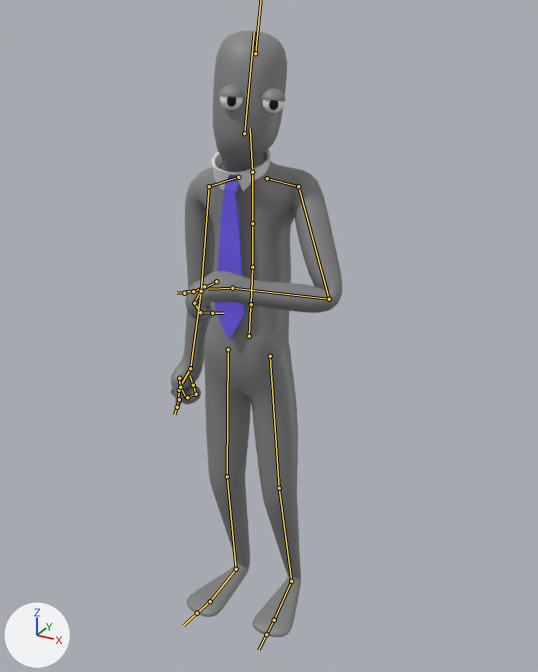
An edit to the FBX model Assets/Animations/Standing W_Briefcase Idle.fbx, drawn before and after from the same camera.
Rendered twice from a 50 mm camera at (2.72, -5.02, 5.24) aimed at (0.0, -0.08, 2.78). The lights are fixed; the arrows at lower left show +X, +Y and +Z. Both versions are drawn at frame 326 of the action 'mixamo.com'; the numbers are the values there. The bones that bend it are drawn over the model as lines.
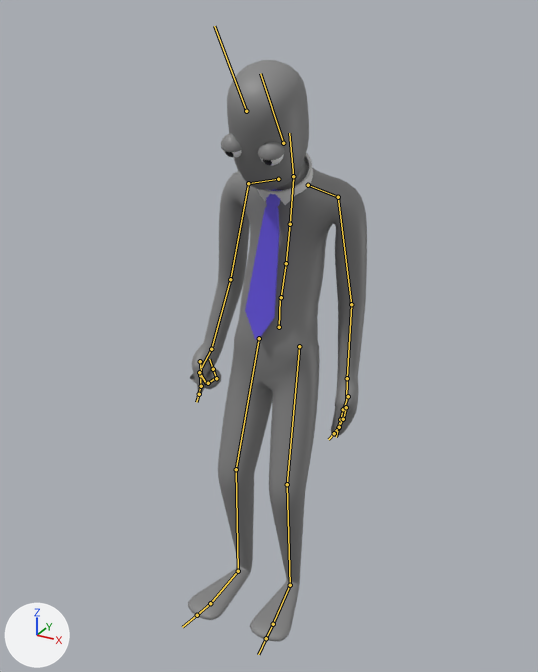
Changed parts and their boxes [x1, y1, x2, y2] in the pictures (538 x 672 px):
'Plane.002', posed
    before: [171, 30, 342, 637]
    after: [188, 60, 367, 641]
'Cylinder', posed
    before: [212, 149, 270, 192]
    after: [245, 153, 313, 340]
'Cube', no longer drawn (blue)
    before: [215, 175, 245, 339]
'Sphere.001', no longer drawn
    before: [219, 84, 286, 101]
'Sphere', no longer drawn
    before: [220, 95, 285, 113]
'Sphere.002', no longer drawn
    before: [227, 97, 279, 110]
bone 'mixamorig:Hips', root to tip
    before: (249, 336) to (250, 307)
    after: (279, 327) to (280, 299)
bone 'mixamorig:Spine', root to tip
    before: (251, 304) to (252, 267)
    after: (281, 297) to (286, 263)
bone 'mixamorig:Spine1', root to tip
    before: (252, 267) to (252, 223)
    after: (286, 263) to (290, 224)
bone 'mixamorig:Spine2', root to tip
    before: (252, 223) to (252, 174)
    after: (290, 224) to (293, 178)
bone 'mixamorig:Neck', root to tip
    before: (252, 172) to (250, 128)
    after: (293, 176) to (289, 133)
bone 'mixamorig:Head', root to tip
    before: (244, 133) to (254, 32)
    after: (283, 143) to (260, 73)
bone 'mixamorig:LeftShoulder', root to tip
    before: (267, 178) to (298, 186)
    after: (308, 185) to (338, 197)
bone 'mixamorig:LeftArm', root to tip
    before: (298, 186) to (329, 299)
    after: (338, 197) to (351, 304)
bone 'mixamorig:LeftForeArm', root to tip
    before: (329, 299) to (232, 288)
    after: (351, 304) to (347, 378)
bone 'mixamorig:LeftHand', root to tip
    before: (232, 288) to (208, 289)
    after: (347, 378) to (346, 401)
bone 'mixamorig:LeftHandThumb1', root to tip
    before: (216, 281) to (204, 288)
    after: (348, 396) to (343, 409)
bone 'mixamorig:LeftHandIndex1', root to tip
    before: (201, 289) to (194, 303)
    after: (346, 407) to (343, 419)
bone 'mixamorig:LeftHandIndex2', root to tip
    before: (194, 303) to (200, 312)
    after: (343, 419) to (339, 426)
bone 'mixamorig:LeftHandIndex3', root to tip
    before: (200, 312) to (212, 313)
    after: (339, 427) to (334, 433)
bone 'mixamorig:RightShoulder', root to tip
    before: (238, 177) to (209, 186)
    after: (278, 179) to (248, 183)
bone 'mixamorig:RightArm', root to tip
    before: (209, 186) to (201, 291)
    after: (248, 183) to (230, 279)
bone 'mixamorig:RightForeArm', root to tip
    before: (201, 291) to (190, 368)
    after: (230, 279) to (211, 349)
bone 'mixamorig:RightHand', root to tip
    before: (190, 368) to (182, 383)
    after: (211, 349) to (201, 367)
bone 'mixamorig:RightHandThumb1', root to tip
    before: (179, 378) to (180, 389)
    after: (200, 361) to (201, 375)
bone 'mixamorig:LeftUpLeg', root to tip
    before: (270, 356) to (279, 488)
    after: (299, 346) to (287, 484)
bone 'mixamorig:LeftLeg', root to tip
    before: (279, 488) to (291, 581)
    after: (287, 484) to (290, 585)
bone 'mixamorig:LeftFoot', root to tip
    before: (291, 581) to (274, 620)
    after: (290, 585) to (273, 624)
bone 'mixamorig:RightUpLeg', root to tip
    before: (228, 349) to (227, 476)
    after: (259, 338) to (236, 469)
bone 'mixamorig:RightLeg', root to tip
    before: (227, 476) to (236, 569)
    after: (236, 469) to (238, 571)
bone 'mixamorig:RightFoot', root to tip
    before: (236, 569) to (210, 601)
    after: (238, 571) to (210, 603)

The edits, one by one:
Bone 'mixamorig:Hips' (bone_mixamorig_hips) moves from (-13.0, 13.0, 8.0) to (4.0, 11.0, -14.0).
Bone 'mixamorig:Hips' (bone_mixamorig_hips) turns from (-9, 8, 0) to (-3, 4, 0) degrees about its own x, y and z.
Bone 'mixamorig:Spine' (bone_mixamorig_spine) turns from (4, -3, 0) to (5, 1, -7) degrees about its own x, y and z.
Bone 'mixamorig:Spine1' (bone_mixamorig_spine1) turns from (4, -1, 0) to (4, 0, 1) degrees about its own x, y and z.
Bone 'mixamorig:Spine2' (bone_mixamorig_spine2) turns from (0, -1, 0) to (1, 0, 1) degrees about its own x, y and z.
Bone 'mixamorig:Neck' (bone_mixamorig_neck) turns from (-2, 6, 2) to (7, 2, 6) degrees about its own x, y and z.
Bone 'mixamorig:Head' (bone_mixamorig_head) turns from (16, 25, -8) to (30, -4, -7) degrees about its own x, y and z.
Bone 'mixamorig:LeftShoulder' (bone_mixamorig_leftshoulder) turns from (-9, 4, 3) to (-9, 2, 2) degrees about its own x, y and z.
Bone 'mixamorig:LeftArm' (bone_mixamorig_leftarm) turns from (4, 36, 26) to (25, 14, 2) degrees about its own x, y and z.
Bone 'mixamorig:LeftForeArm' (bone_mixamorig_leftforearm) turns from (1, 3, 102) to (-5, 1, 12) degrees about its own x, y and z.
Bone 'mixamorig:LeftHand' (bone_mixamorig_lefthand) turns from (-1, 44, -9) to (-6, -22, -1) degrees about its own x, y and z.
Bone 'mixamorig:LeftHandThumb1' (bone_mixamorig_lefthandthumb1) turns from (29, 23, -18) to (19, 18, -12) degrees about its own x, y and z.
Bone 'mixamorig:LeftHandIndex1' (bone_mixamorig_lefthandindex1) turns from (49, 11, -24) to (19, -1, 6) degrees about its own x, y and z.
Bone 'mixamorig:LeftHandIndex2' (bone_mixamorig_lefthandindex2) turns from (50, 13, -27) to (-1, -1, -12) degrees about its own x, y and z.
Bone 'mixamorig:LeftHandIndex3' (bone_mixamorig_lefthandindex3) turns from (49, 13, -26) to (7, 1, -6) degrees about its own x, y and z.
Bone 'mixamorig:RightShoulder' (bone_mixamorig_rightshoulder) turns from (0, -4, -5) to (-3, -3, -7) degrees about its own x, y and z.
Bone 'mixamorig:RightArm' (bone_mixamorig_rightarm) turns from (16, 1, 1) to (18, -3, 3) degrees about its own x, y and z.
Bone 'mixamorig:RightForeArm' (bone_mixamorig_rightforearm) turns from (-4, 0, -3) to (-4, -2, -19) degrees about its own x, y and z.
Bone 'mixamorig:RightHand' (bone_mixamorig_righthand) turns from (-20, 3, -11) to (-13, 7, 0) degrees about its own x, y and z.
Bone 'mixamorig:RightHandThumb1' (bone_mixamorig_righthandthumb1) turns from (37, -24, 13) to (38, -21, 7) degrees about its own x, y and z.
Bone 'mixamorig:LeftUpLeg' (bone_mixamorig_leftupleg) turns from (-9, -12, 3) to (7, -5, -2) degrees about its own x, y and z.
Bone 'mixamorig:LeftLeg' (bone_mixamorig_leftleg) turns from (-10, 9, -1) to (-19, 0, -1) degrees about its own x, y and z.
Bone 'mixamorig:LeftFoot' (bone_mixamorig_leftfoot) turns from (9, 5, -5) to (9, 5, -2) degrees about its own x, y and z.
Bone 'mixamorig:RightUpLeg' (bone_mixamorig_rightupleg) turns from (-10, 13, -2) to (6, 18, -1) degrees about its own x, y and z.
Bone 'mixamorig:RightLeg' (bone_mixamorig_rightleg) turns from (-9, 3, 1) to (-17, -7, 1) degrees about its own x, y and z.
Bone 'mixamorig:RightFoot' (bone_mixamorig_rightfoot) turns from (11, -1, 0) to (7, 0, 0) degrees about its own x, y and z.
